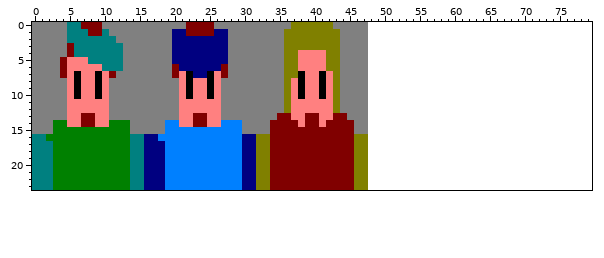
Two versions of one pixel-art file, assets/aseprite/portraits.aseprite. That is the earlier state.
48x24 pixels, 1 frame. The old version is drawn lined up with the new one, on the new canvas.
Now the later version:
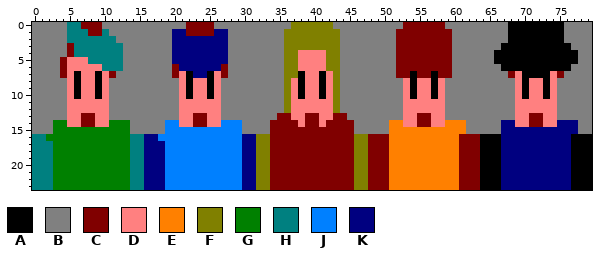
Palette (. is transparent): A #000000  B #808080  C #800000  D #ff8080  E #ff8000  F #808000  G #008000  H #008080  J #0080ff  K #000080
The edit:
canvas 48x24 -> 80x24
@@ x 46..79 @@
- 0 BB................................
- 1 BB................................
- 2 BB................................
- 3 BB................................
- 4 BB................................
- 5 BB................................
- 6 BB................................
- 7 BB................................
- 8 BB................................
- 9 BB................................
-10 BB................................
-11 BB................................
-12 BB................................
-13 BB................................
-14 BB................................
-15 BB................................
-16 FF................................
-17 FF................................
-18 FF................................
-19 FF................................
-20 FF................................
-21 FF................................
-22 FF................................
-23 FF................................
+ 0 BBBBBBBCCCCCCBBBBBBBBBAAAAAAAABBBB
+ 1 BBBBBBCCCCCCCCBBBBBBBBAAAAAAAABBBB
+ 2 BBBBBBCCCCCCCCBBBBBBBBAAAAAAAABBBB
+ 3 BBBBBBCCCCCCCCBBBBBBBAAAAAAAAAABBB
+ 4 BBBBBBCCCCCCCCBBBBBBAAAAAAAAAAAABB
+ 5 BBBBBBCCCCCCCCBBBBBBAAAAAAAAAAAABB
+ 6 BBBBBBCCCCCCCCBBBBBBBAAAAAAAAAABBB
+ 7 BBBBBBCCACCACCBBBBBBBBCDAAAADCBBBB
+ 8 BBBBBBBDADDADBBBBBBBBBBDADDADBBBBB
+ 9 BBBBBBBDADDADBBBBBBBBBBDADDADBBBBB
+10 BBBBBBBDADDADBBBBBBBBBBDADDADBBBBB
+11 BBBBBBBDDDDDDBBBBBBBBBBDDDDDDBBBBB
+12 BBBBBBBDDDDDDBBBBBBBBBBDDDDDDBBBBB
+13 BBBBBBBDDCCDDBBBBBBBBBBDDCCDDBBBBB
+14 BBBBBEEDDCCDDEEEBBBBBKKDDCCDDKKKBB
+15 BBBBBEEEEEEEEEEEBBBBBKKKKKKKKKKKBB
+16 FFCCCEEEEEEEEEECCCAAAKKKKKKKKKKAAA
+17 FFCCCEEEEEEEEEECCCAAAKKKKKKKKKKAAA
+18 FFCCCEEEEEEEEEECCCAAAKKKKKKKKKKAAA
+19 FFCCCEEEEEEEEEECCCAAAKKKKKKKKKKAAA
+20 FFCCCEEEEEEEEEECCCAAAKKKKKKKKKKAAA
+21 FFCCCEEEEEEEEEECCCAAAKKKKKKKKKKAAA
+22 FFCCCEEEEEEEEEECCCAAAKKKKKKKKKKAAA
+23 FFCCCEEEEEEEEEECCCAAAKKKKKKKKKKAAA
